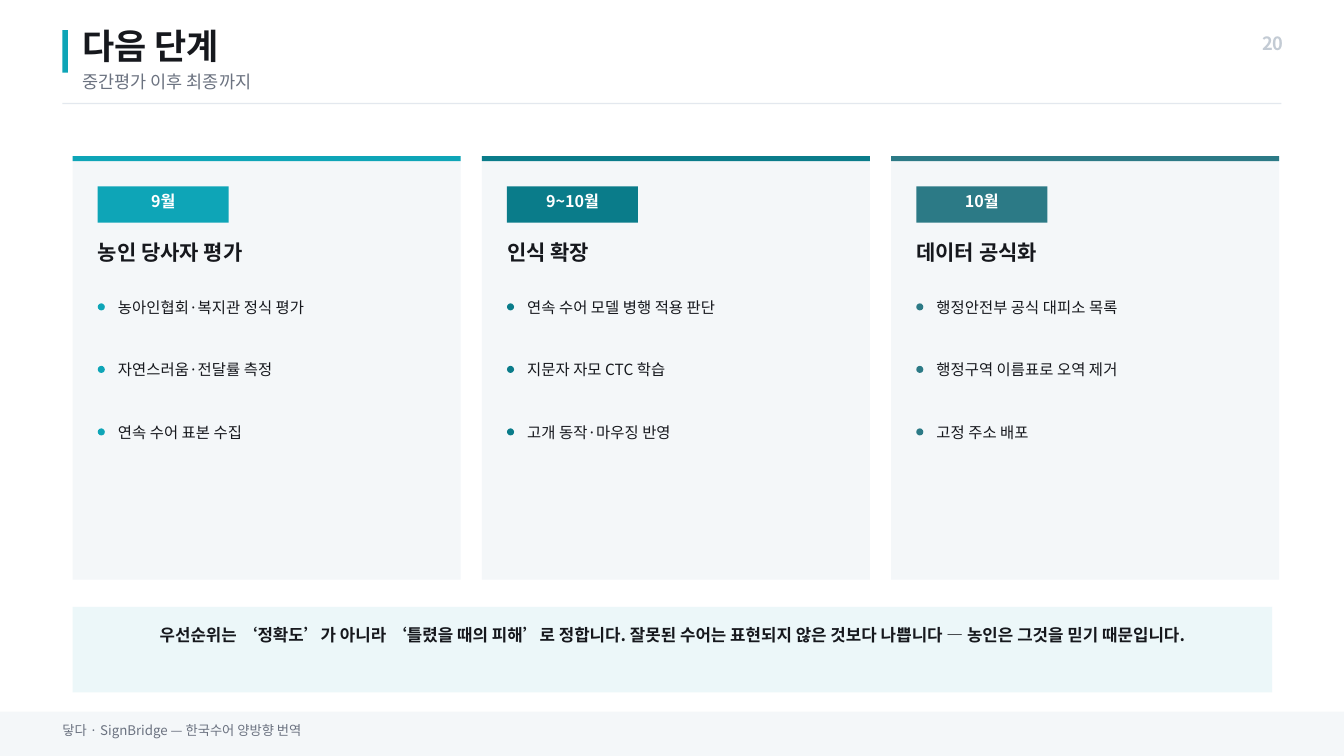
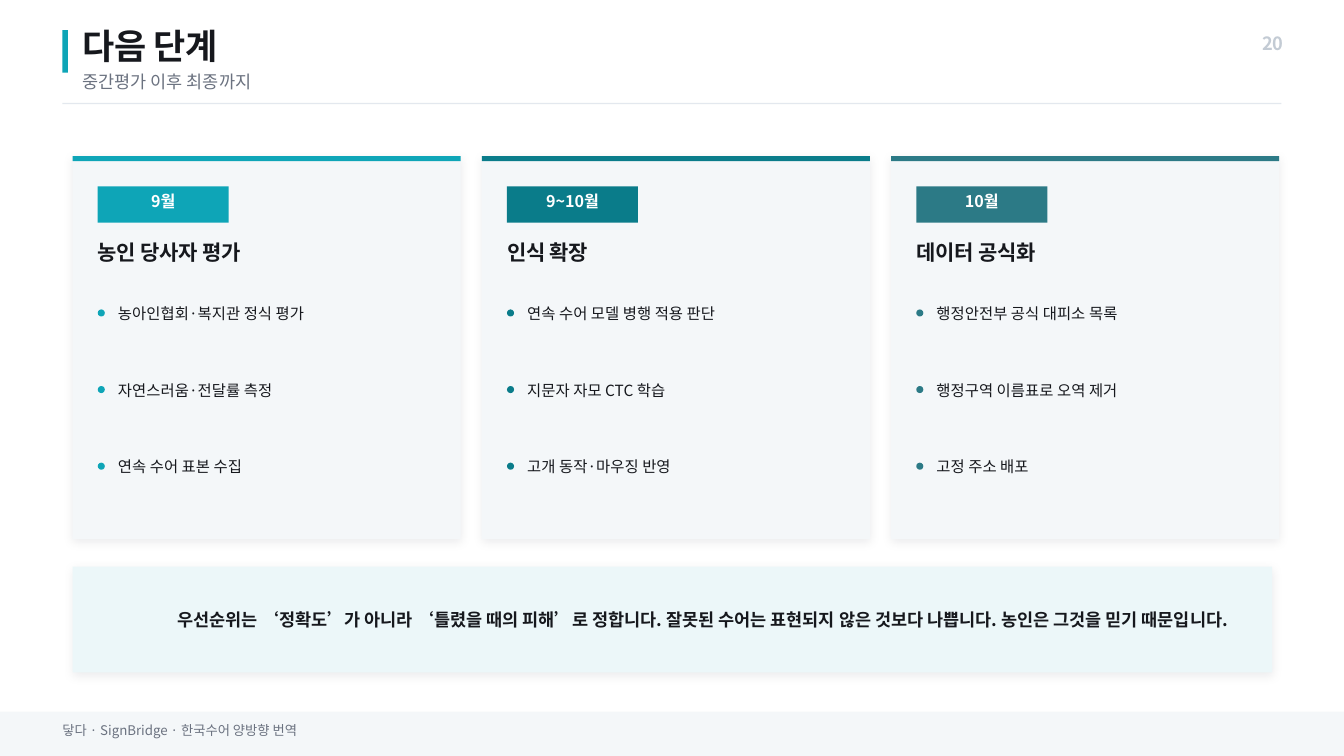
Before and after one commit to BioCode67/signbridge, a slide deck: slide 20 of ppt/제출/중간평가 발표자료_닿다.pptx. Drawn at 1344x756 pixels with LibreOffice and Linux fonts; fonts in the diff are those of the drawing. Boxes give left, top, right and bottom in pixels: in the first picture for what was removed or moved away, otherwise in the second. Text is boxed around its words. In the diff, an @@ line names an element or a change of style, - is before the commit and + after.

```diff
--- a/ppt/제출/중간평가 발표자료_닿다.pptx
+++ b/ppt/제출/중간평가 발표자료_닿다.pptx
@@ rectangle: place and size @@
-rectangle at box(73, 156, 461, 580)
+rectangle at box(73, 156, 461, 539)
@@ rectangle: place and size @@
-rectangle at box(482, 156, 870, 580)
+rectangle at box(482, 156, 870, 539)
@@ rectangle: place and size @@
-rectangle at box(891, 156, 1279, 580)
+rectangle at box(891, 156, 1279, 539)
@@ text "농인 당사자 평가" at box(98, 242, 240, 262): letter spacing 0 to -0.2 pt @@
@@ 3 texts, 3 ellipses: place and size @@
-3 texts, 3 ellipses at box(98, 300, 1117, 315)
+3 texts, 3 ellipses at box(98, 306, 1117, 321)
@@ 3 texts, 3 ellipses: place and size @@
-3 texts, 3 ellipses at box(98, 362, 1117, 377)
+3 texts, 3 ellipses at box(98, 383, 1117, 398)
@@ 3 texts, 3 ellipses: place and size @@
-3 texts, 3 ellipses at box(98, 425, 1028, 440)
+3 texts, 3 ellipses at box(98, 459, 1028, 474)
@@ shadow on in 4 elements at box(73, 156, 461, 539), box(482, 156, 870, 539), box(891, 156, 1279, 539), box(73, 567, 1272, 673) @@
@@ rectangle: place and size @@
-rectangle at box(73, 607, 1272, 693)
+rectangle at box(73, 567, 1272, 673)
@@ text "우선순위는 ‘정확도’가 아니라 ‘틀렸을 때의 ..." at box(177, 611, 1228, 628): vertical alignment top to middle @@
@@ text at box(177, 611, 1228, 628): text changed; size 12 to 12.5 pt @@
-우선순위는 ‘정확도’가 아니라 ‘틀렸을 때의 피해’로 정합니다. 잘못된 수어는 표현되지 않은 것보다 나쁩니다 — 농인은 그것을 믿기 때문입니다.
+우선순위는 ‘정확도’가 아니라 ‘틀렸을 때의 피해’로 정합니다. 잘못된 수어는 표현되지 않은 것보다 나쁩니다. 농인은 그것을 믿기 때문입니다.
@@ text at box(62, 724, 297, 739): text changed @@
-닿다 · SignBridge — 한국수어 양방향 번역
+닿다 · SignBridge · 한국수어 양방향 번역
```
Also in this commit, not shown: 21 other slides changed, 50 other files.
